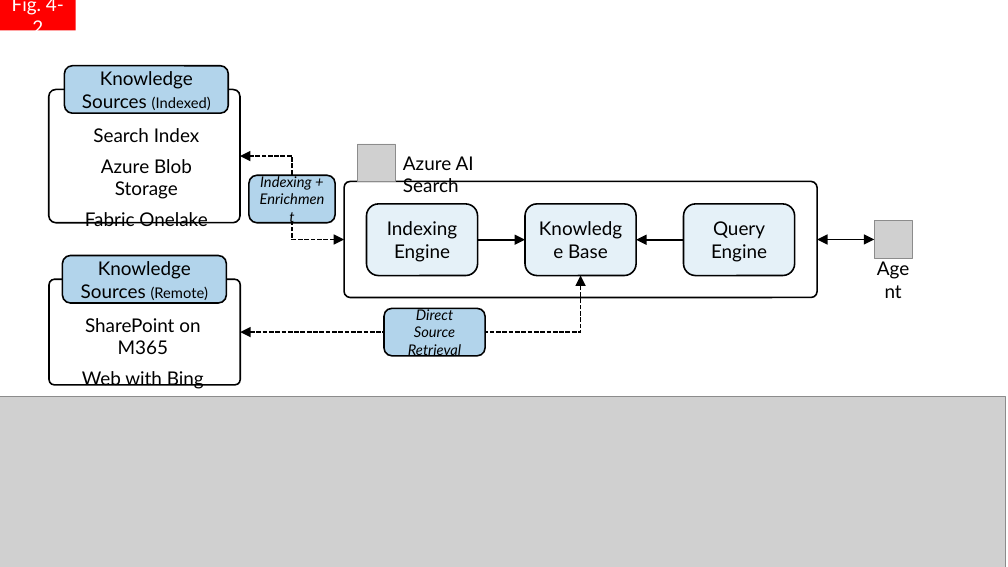
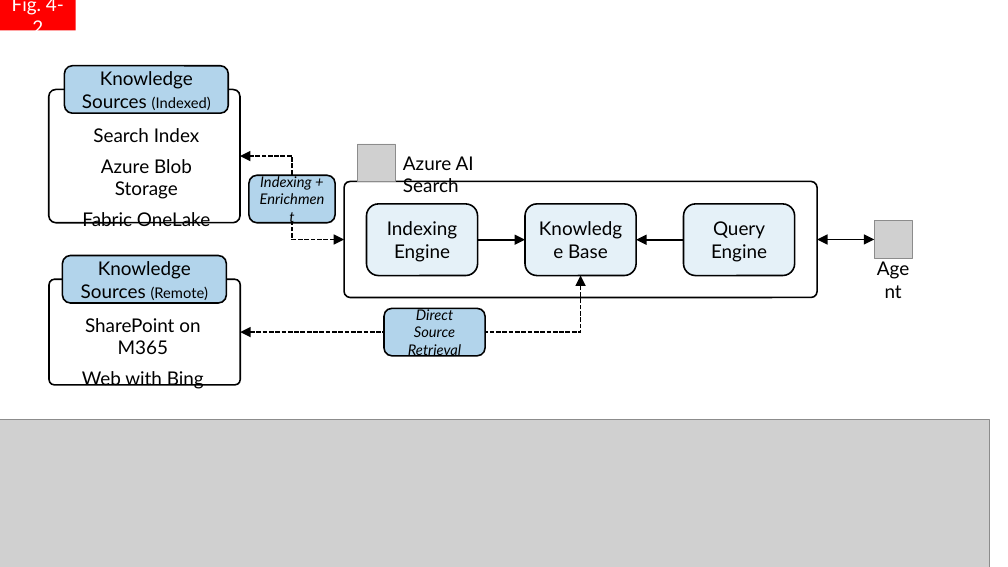
Before and after one commit to colbyford/foundry-book, a slide deck: slide 9 of figures/figures.pptx. Drawn at 1008x567 pixels with LibreOffice and Linux fonts; fonts in the diff are those of the drawing; grey boxes stand for pictures. Boxes give left, top, right and bottom in pixels: in the first picture for what was removed or moved away, otherwise in the second. Text is boxed around its words. In the diff, an @@ line names an element or a change of style, - is before the commit and + after.

```diff
--- a/figures/figures.pptx
+++ b/figures/figures.pptx
@@ table at [64, 120, 228, 230] @@
-row 3, column 1: Fabric Onelake
+row 3, column 1: Fabric OneLake
@@ picture: place and size @@
-picture at [0, 397, 1005, 567]
+picture at [0, 420, 989, 567]
```
Also in this commit, not shown: 6 other files.
